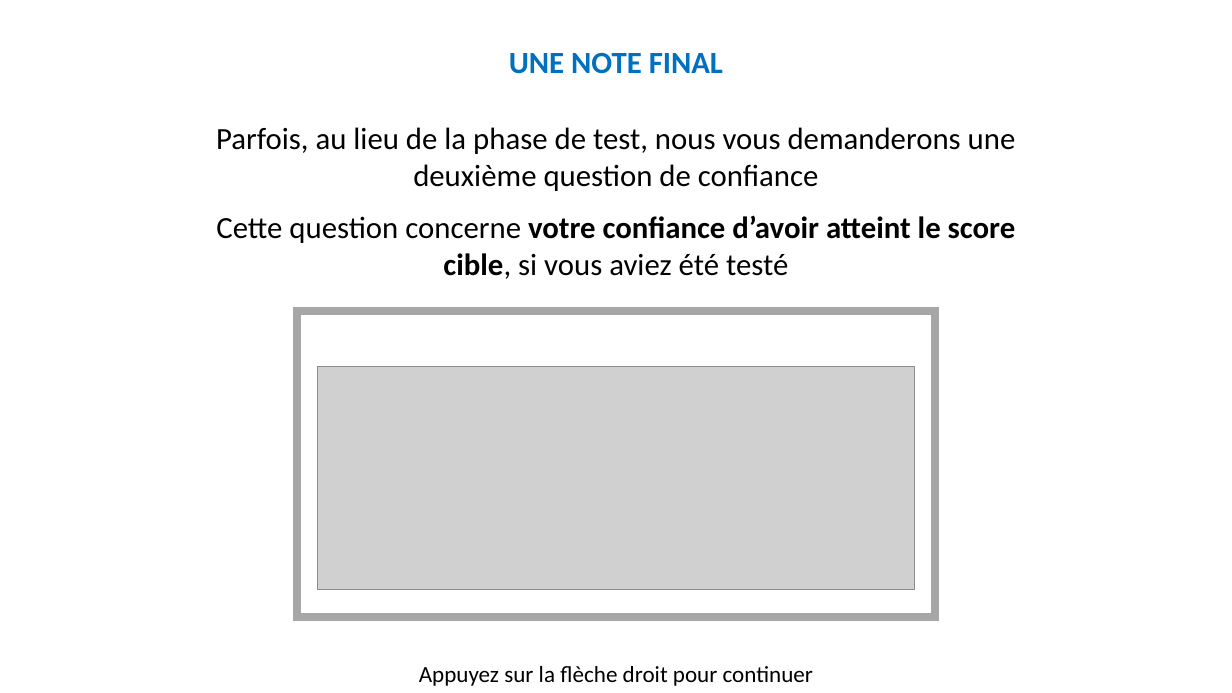
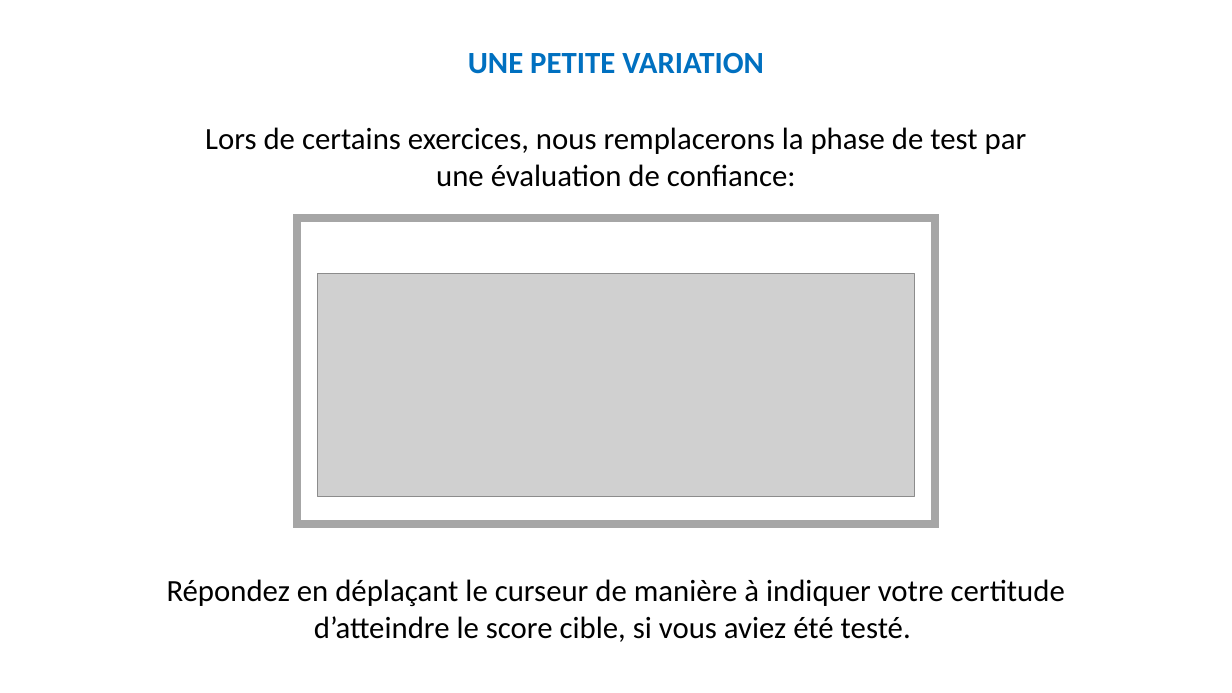
Before and after one commit to MBB-team/Online_Testing, a slide deck: slide 32 of src/Self_Efficacy/Stimuli/Instructions.pptx (slide 44 before the commit). Drawn at 1232x693 pixels with LibreOffice and Linux fonts; fonts in the diff are those of the drawing; grey boxes stand for pictures. Boxes give left, top, right and bottom in pixels: in the first picture for what was removed or moved away, otherwise in the second. Text is boxed around its words. In the diff, an @@ line names an element or a change of style, - is before the commit and + after.

```diff
--- a/src/Self_Efficacy/Stimuli/Instructions.pptx
+++ b/src/Self_Efficacy/Stimuli/Instructions.pptx
@@ text at [468,52,764,74]: text changed @@
-UNE NOTE FINAL
+UNE PETITE VARIATION
@@ text at [205,127,1027,187]: text changed @@
-Parfois, au lieu de la phase de test, nous vous demanderons une deuxième question de confiance
-Cette question concerne votre confiance d’avoir atteint le score cible, si vous aviez été testé
+Lors de certains exercices, nous remplacerons la phase de test par une évaluation de confiance:
@@ rectangle: place and size @@
-rectangle at [297,311,935,617]
+rectangle at [297,218,935,524]
@@ picture: place and size @@
-picture at [318,367,915,590]
+picture at [318,274,915,496]
@@ text added at [167,579,1065,642], 24 pt, text #000000 @@
+Répondez en déplaçant le curseur de manière à indiquer votre certitude d’atteindre le score cible, si vous aviez été testé.
@@ text removed at [419,666,813,686] @@
-Appuyez sur la flèche droit pour continuer
```
Also in this commit, not shown: 22 other slides changed, 10 slides added, 22 slides removed.
